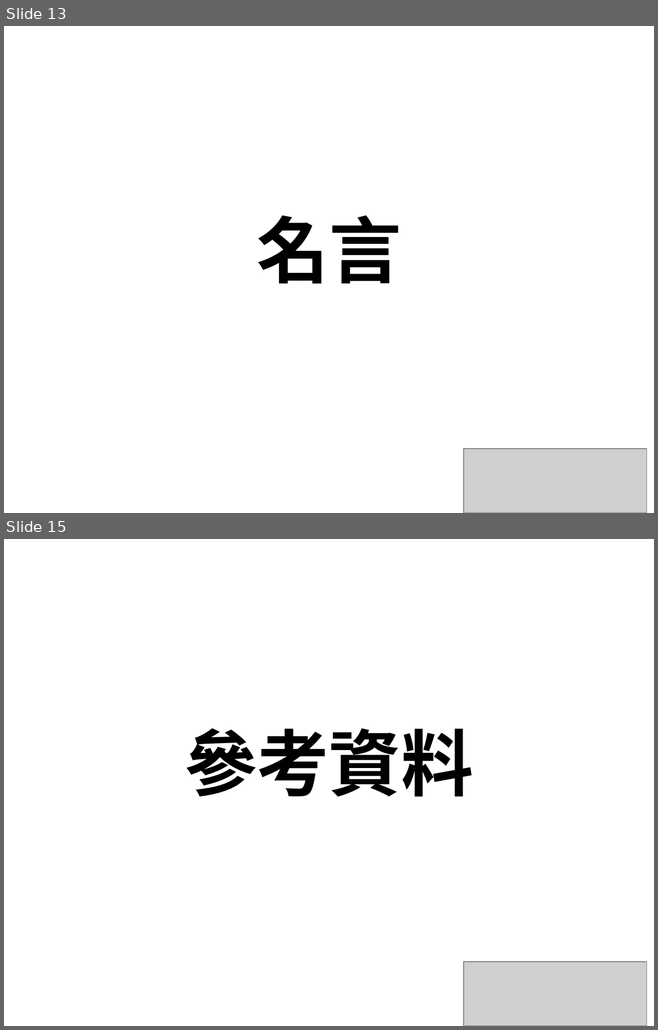
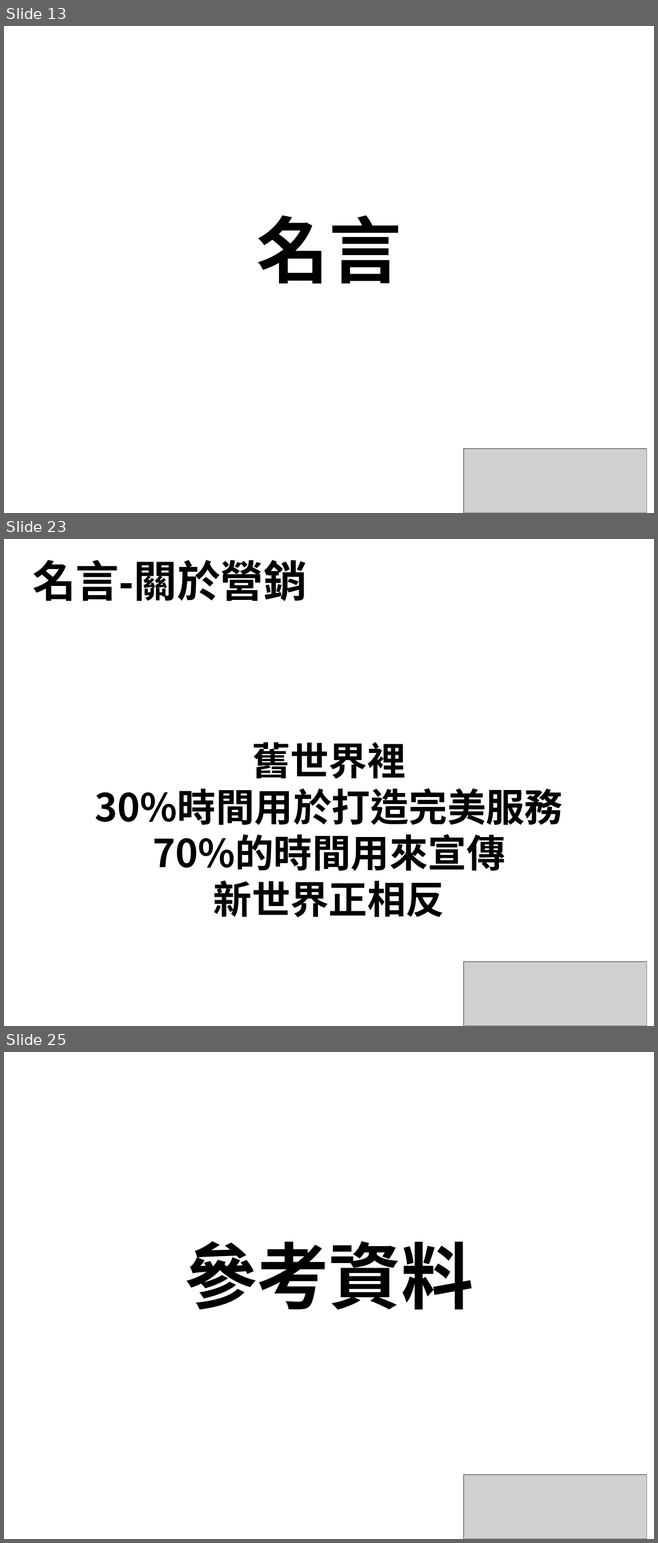
Before and after one commit to alex19891118/NTUB105, a slide deck: Amazon/Jeff Bezos .pptx. Shown one above the other, each under a label of ours: slides 13 and 15 before the commit, slides 13, 23 and 25 after it; the slides between them are not shown. The pictures are 658x1030 and 658x1543 pixels, drawn with LibreOffice and Linux fonts; fonts in the diff are those of the drawing; grey boxes stand for pictures. Boxes give left, top, right and bottom in pixels: in the first picture for what was removed or moved away, otherwise in the second. Text is boxed around its words. In the diff, an @@ line names an element or a change of style, - is before the commit and + after.

```diff
--- a/Amazon/Jeff Bezos .pptx
+++ b/Amazon/Jeff Bezos .pptx
@@ slide 23 added at (x1=4, y1=539, x2=654, y2=1026), background #FFFFFF @@
@@ title added at (x1=32, y1=560, x2=307, y2=601), 36 pt, text #000000, bold @@
+名言-關於營銷
@@ text added at (x1=95, y1=742, x2=563, y2=918), 32 pt, text #000000, bold @@
+舊世界裡
+30%時間用於打造完美服務
+70%的時間用來宣傳
+新世界正相反
@@ picture added at (x1=463, y1=962, x2=646, y2=1026) @@
@@ what was slide 15 is now slide 25 @@
```
Also in this commit, not shown: 10 other slides added, 1 slide removed.
